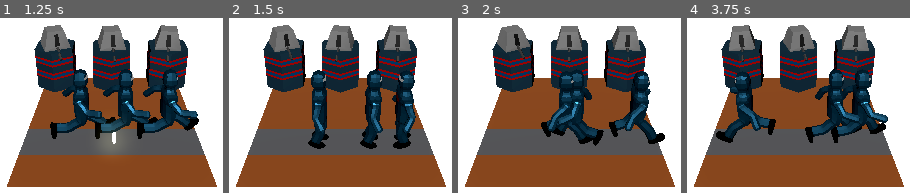
Above: before the commit, frames 1-4 (left to right).
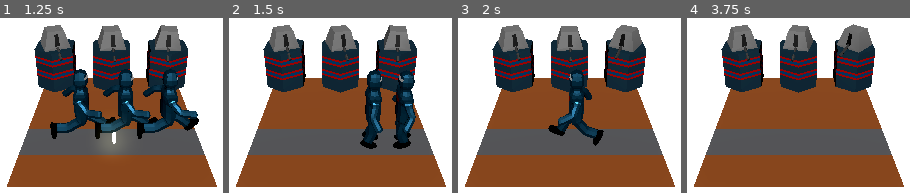
Above: after the commit, the same moments.

Repository: StefanHolst/LD57
Game: Godot game, scene res://Game.tscn
The game is run twice, just before and just after one commit, with the same random seed, the same clock (stepped at 60 frames per second) and the same inputs.
Inputs:
- Up to frame 1 (1.25 s): no input
- Up to frame 2 (1.5 s): no input
- Up to frame 3 (2 s): no input
- Up to frame 4 (3.75 s): no input

Frame 1 is identical in both runs. In frame 2, 4.1% of the frame differs, in the area x 17-58%, y 4-75%; in frame 3, 7.5%; in frame 4, 13%, in the area x 13-91%, y 3-72%.

Commit message:
Added damage to units

Diff:
--- a/Map/Map.gd
+++ b/Map/Map.gd
@@ -89,5 +89,11 @@
 			tower.attack(closest_unit) # Attack the closest unit
 			pass
 
-func add_damage(position: Vector3, projectile: Projectile) -> void:
-	print("Damage")
+func add_damage(_position: Vector3, projectile: Projectile) -> void:
+	print("Damage: ", projectile.damage)
+	# Find the unit at the position
+	for unit in units:
+		if (unit.position.distance_to(_position) < projectile.range):
+			unit.health -= projectile.damage
+			if (unit.health <= 0):
+				remove_unit(unit)
--- a/Projectiles/LaserProjectile.gd
+++ b/Projectiles/LaserProjectile.gd
@@ -8,22 +8,23 @@
 var stop: Vector3;
 var t: float = 0;
 
-const SPEED = 6;
-
-func _init(_map: Map, position: Vector3, target: Vector3) -> void:
+func _init(_map: Map, _position: Vector3, _target: Vector3) -> void:
 	super(_map)
 	scene = projectile.instantiate() as Node3D
 	self.add_child(scene)
-	self.look_at_from_position(position, target)
+	self.look_at_from_position(_position, _target)
 
-	self.start = position
-	self.position = position
-	self.stop = target
-	direction = target - position
+	speed = 6
+	range = 1.5
+
+	start = _position
+	position = _position
+	stop = _target
+	direction = _target - _position
 
 func _process(delta: float) -> void:
-	t += delta * SPEED;
+	t += delta * speed;
 	position = start + direction * t;
 	if t >= 1:
-		map.add_damage(self.target, self)
+		map.add_damage(stop, self)
 		self.call_deferred("queue_free")
--- a/Projectiles/Projectile.gd
+++ b/Projectiles/Projectile.gd
@@ -3,6 +3,8 @@
 var target: Vector3
 
 var speed: float
+var damage: int
+var range: float
 
 var map: Map
 
--- a/Towers/LaserTower.gd
+++ b/Towers/LaserTower.gd
@@ -16,7 +16,7 @@
 	barrel = instance.find_child("Barrel")
 
 	attack_range = 3.5
-	attack_damage = 50
+	attack_damage = 20
 	attack_speed = 1000
 
 	upgrade_cost = 100
@@ -44,5 +44,6 @@
 
 	# create projectile
 	var p = LaserProjectile.new(map, barrel.global_position, unit.position)
+	p.damage = attack_damage
 	map.add_projectile(p)
 	return null
--- a/Towers/RocketTower.gd
+++ b/Towers/RocketTower.gd
@@ -30,5 +30,6 @@
 	# create projectile
 	var p = LaserProjectile.new(map, Vector3.ZERO, Vector3.ZERO)
 	p.position = Vector3(1,2,1)
+	p.damage = attack_damage
 	map.add_projectile(p)
 	return null
--- a/Units/Soldier.gd
+++ b/Units/Soldier.gd
@@ -12,15 +12,13 @@
 	var duration = end - start;
 
 	while true:
+		var tree = get_tree()
+		if (tree == null):
+			break
 		player.play("enemy_animations")
 		player.seek(start, true)
 		await get_tree().create_timer(duration).timeout
-
-		#player.play_backwards("enemy_animations")
-		#player.seek(end, true)
-		#await get_tree().create_timer(duration).timeout
 	player.stop()
-	#player.play_section_with_markers("enemy_animations", "WalkStart", "WalkEnd")
 
 func _init(_map: Map) -> void:
 	super(_map)
Not shown: 1 places in Game.tscn that only renumber resources
